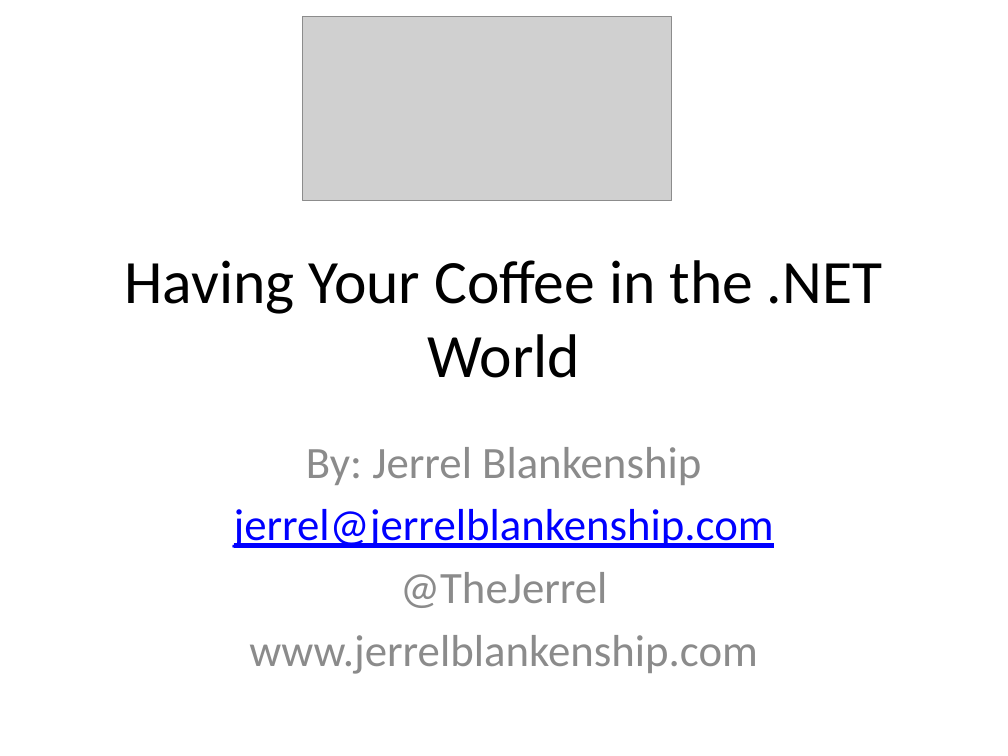
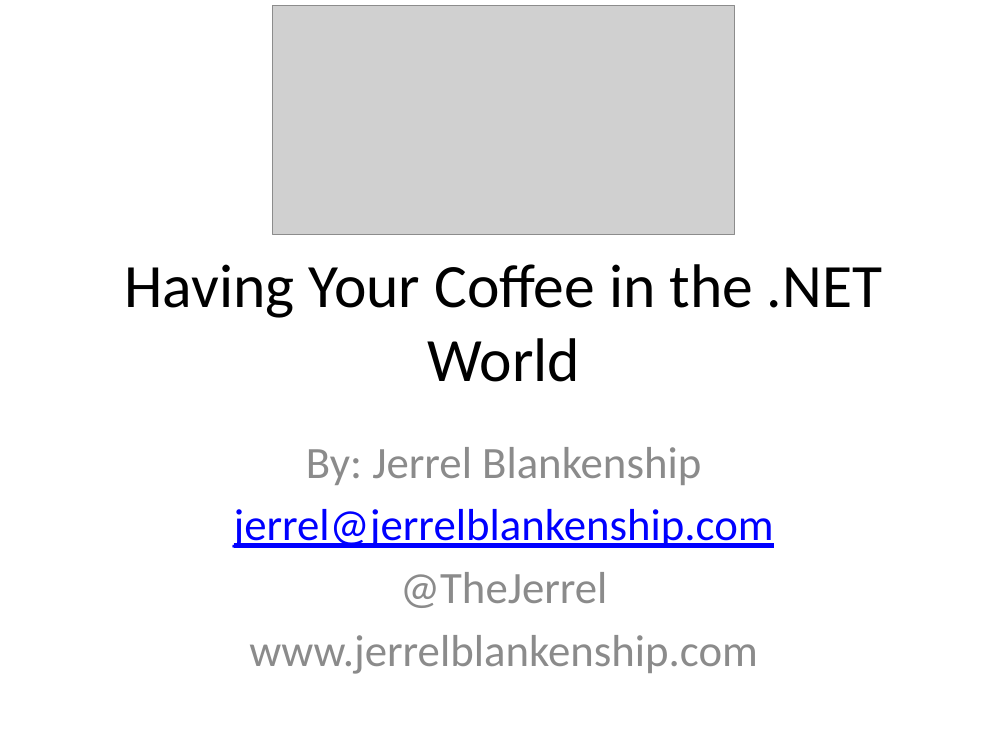
Before and after one commit to jerrelblankenship/Presentations, a slide deck: slide 1 of HavingYourCoffee/Having_Your_Coffee.pptx. Drawn at 1008x756 pixels with LibreOffice and Linux fonts; fonts in the diff are those of the drawing; grey boxes stand for pictures. Boxes give left, top, right and bottom in pixels: in the first picture for what was removed or moved away, otherwise in the second. Text is boxed around its words. In the diff, an @@ line names an element or a change of style, - is before the commit and + after.

Commit message:
Finished up slides

```diff
--- a/HavingYourCoffee/Having_Your_Coffee.pptx
+++ b/HavingYourCoffee/Having_Your_Coffee.pptx
@@ picture: place and size @@
-picture at (302, 17, 672, 201)
+picture at (273, 5, 735, 235)
@@ title "Having Your Coffee in the ...": place and size @@
-title "Having Your Coffee in the ..." at (125, 260, 882, 378)
+title "Having Your Coffee in the ..." at (125, 264, 882, 382)
```
Also in this commit, not shown: 1 other slide changed, 8 slides added, 2 slides removed, 2 other files.
